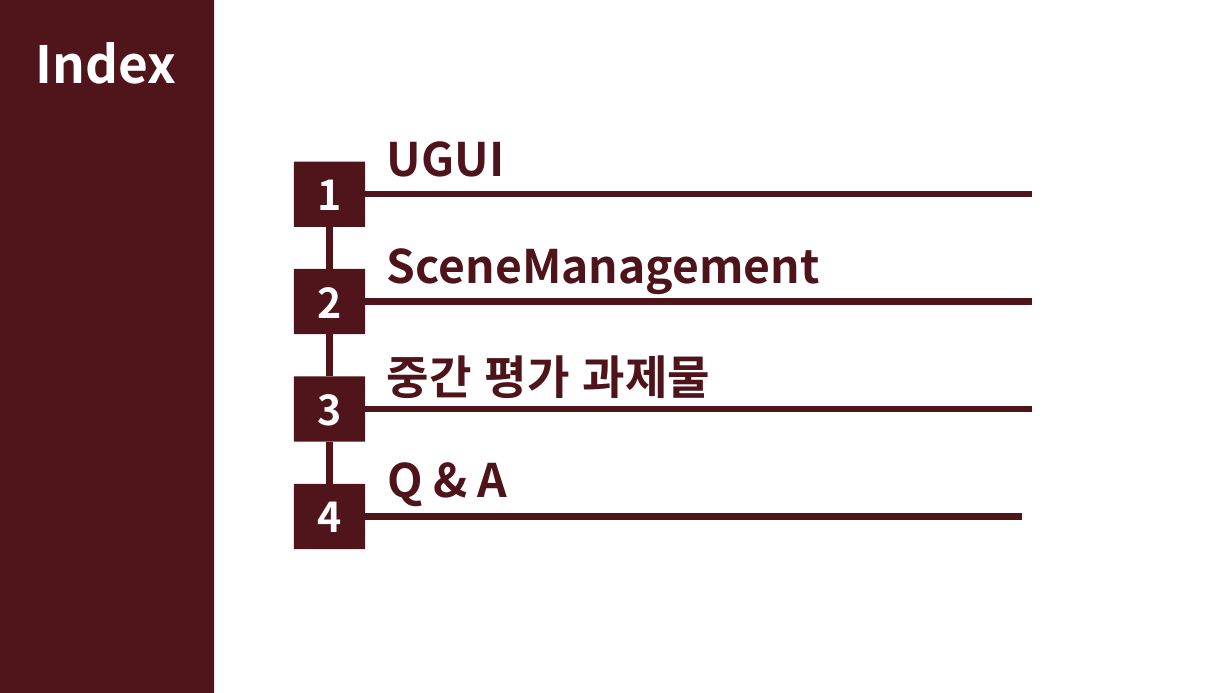
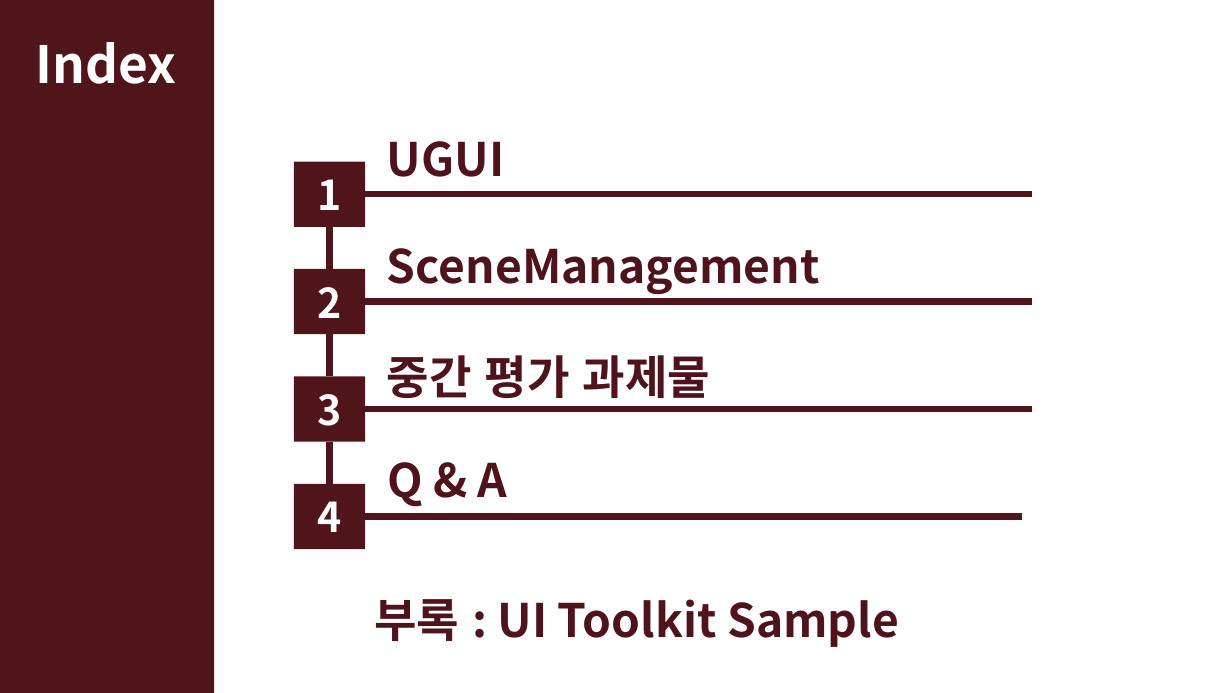
Before and after one commit to kj-ban/intermediate-game-engine-programming, a slide deck: slide 6 of doc/게임엔진프로그래밍응용_7주차.pptx (slide 9 before the commit). Drawn at 1232x693 pixels with LibreOffice and Linux fonts; fonts in the diff are those of the drawing. Boxes give left, top, right and bottom in pixels: in the first picture for what was removed or moved away, otherwise in the second. Text is boxed around its words. In the diff, an @@ line names an element or a change of style, - is before the commit and + after.

```diff
--- a/doc/게임엔진프로그래밍응용_7주차.pptx
+++ b/doc/게임엔진프로그래밍응용_7주차.pptx
@@ text added at (374,599,899,647), 36 pt, text #4F141B, bold @@
+부록 : UI Toolkit Sample
```
Also in this commit, not shown: 4 other slides changed, 41 slides added, 4 slides removed, 48 other files.
